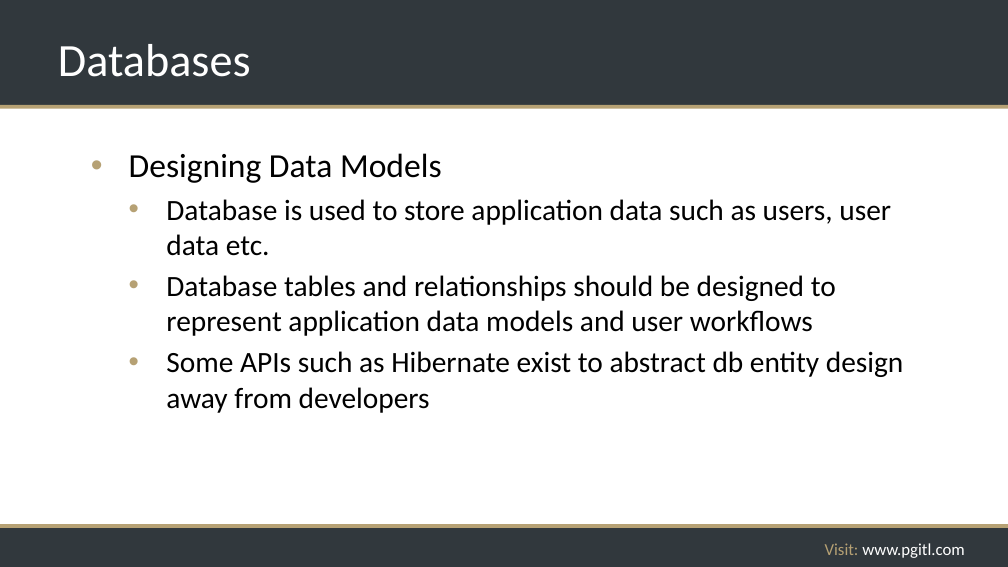
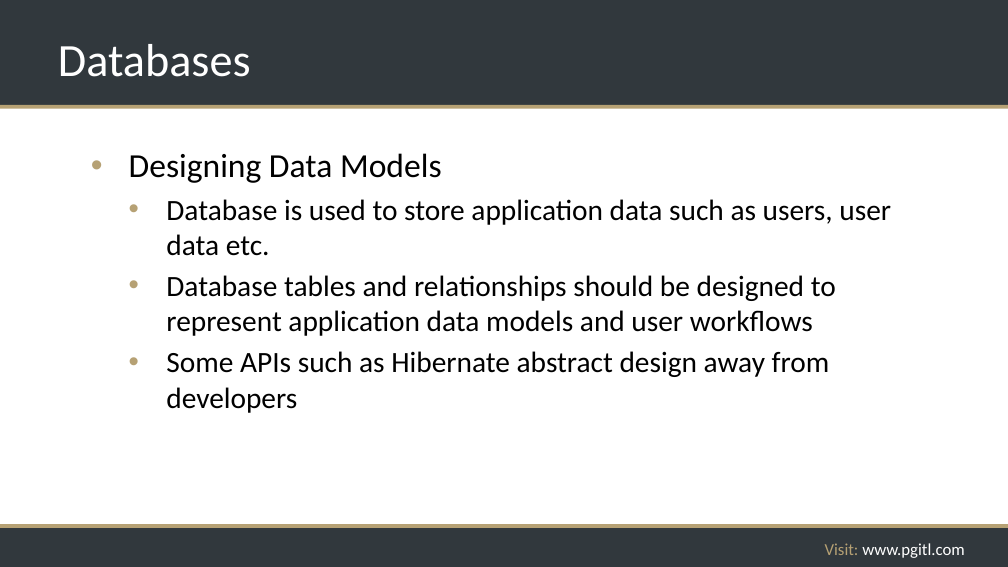
Before and after one commit to rikkouri/project-a, a slide deck: slide 192 of Programming Foundations.pptx. Drawn at 1008x567 pixels with LibreOffice and Linux fonts; fonts in the diff are those of the drawing; background and template pictures are left out. Boxes give left, top, right and bottom in pixels: in the first picture for what was removed or moved away, otherwise in the second. Text is boxed around its words. In the diff, an @@ line names an element or a change of style, - is before the commit and + after.

```diff
--- a/Programming Foundations.pptx
+++ b/Programming Foundations.pptx
@@ text at (x1=166, y1=351, x2=830, y2=413): text changed @@
-  • Some APIs such as Hibernate exist to abstract db entity design away from developers
+  • Some APIs such as Hibernate abstract design away from developers
```
Also in this commit, not shown: 2 other slides changed, 1 slide removed.
